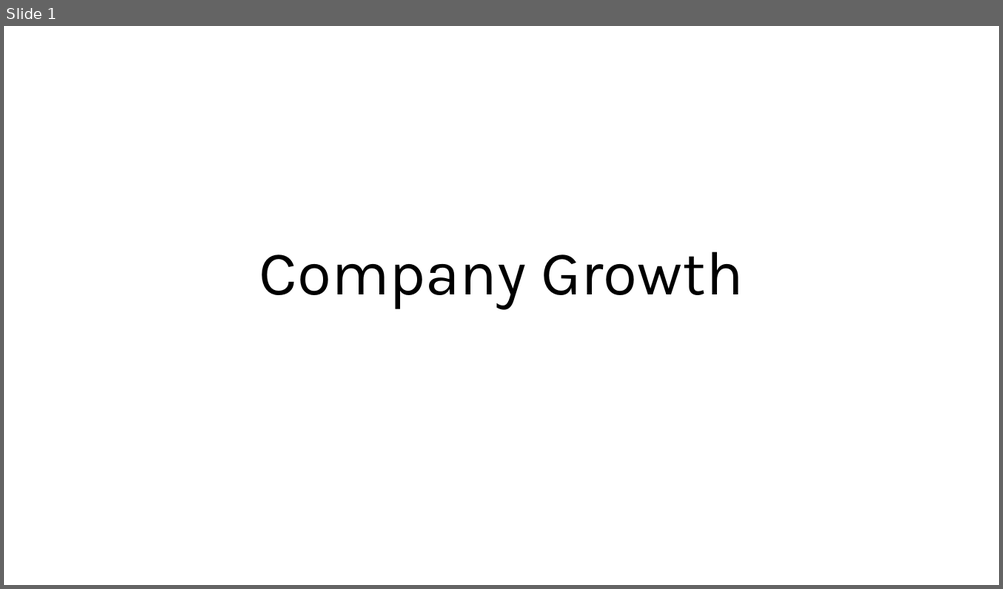
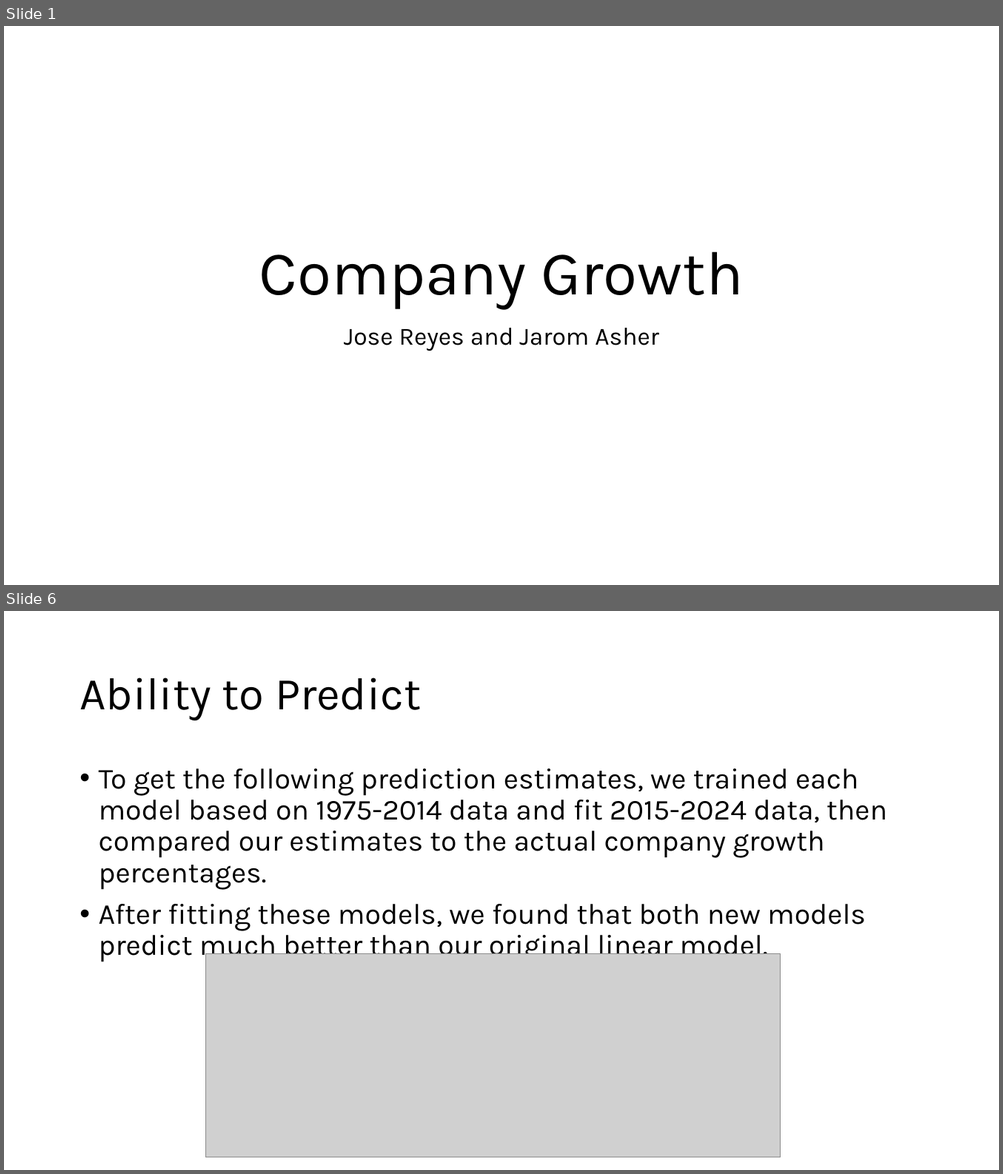
Before and after one commit to jerhomie2/CompanyGrowth, a slide deck: Company Growth.pptx. Shown one above the other, each under a label of ours: slide 1 before the commit, slides 1 and 6 after it; the slides between them are not shown. The pictures are 1003x589 and 1003x1174 pixels, drawn with LibreOffice and Linux fonts; fonts in the diff are those of the drawing; grey boxes stand for pictures. Boxes give left, top, right and bottom in pixels: in the first picture for what was removed or moved away, otherwise in the second. Text is boxed around its words. In the diff, an @@ line names an element or a change of style, - is before the commit and + after.

```diff
--- a/Company Growth.pptx
+++ b/Company Growth.pptx
@@ slide 6 added at (4, 611, 999, 1170), background #FFFFFF @@
@@ title added at (79, 678, 421, 721), 44 pt, text #000000 @@
+Ability to Predict
@@ text added at (99, 769, 887, 963), 28 pt, text #000000 @@
+• To get the following prediction estimates, we trained each model based on 1975-2014 data and fit 2015-2024 data, then compared our estimates to the actual company growth percentages.
+• After fitting these models, we found that both new models predict much better than our original linear model.
@@ picture added at (205, 954, 780, 1158) @@
@@ slide 1 changed as well @@
@@ subtitle added at (344, 328, 659, 352), 24 pt, text #000000 @@
+Jose Reyes and Jarom Asher
```
Also in this commit, not shown: 8 other slides added.
